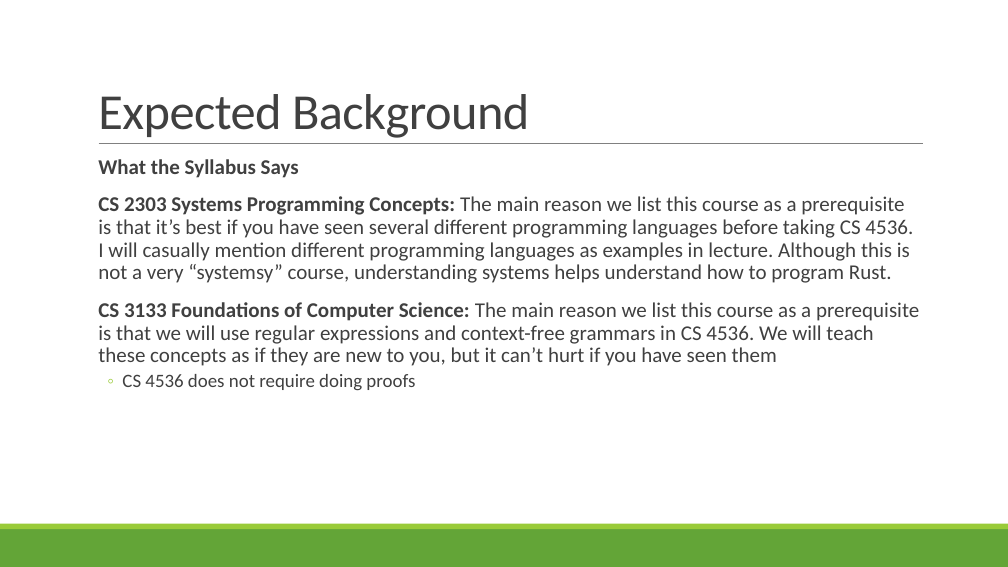
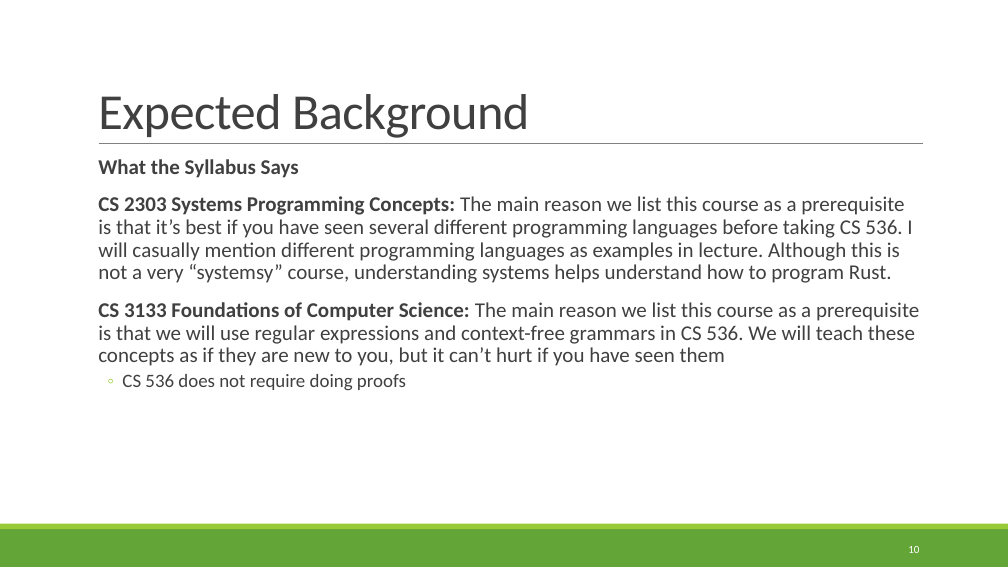
Before and after one commit to rbohrer/pl-course, a slide deck: slide 10 of LectureSlides/01Intro.pptx (slide 12 before the commit). Drawn at 1008x567 pixels with LibreOffice and Linux fonts; fonts in the diff are those of the drawing. Boxes give left, top, right and bottom in pixels: in the first picture for what was removed or moved away, otherwise in the second. Text is boxed around its words. In the diff, an @@ line names an element or a change of style, - is before the commit and + after.

```diff
--- a/LectureSlides/01Intro.pptx
+++ b/LectureSlides/01Intro.pptx
@@ text at [98,196,919,390]: text changed @@
-  CS 2303 Systems Programming Concepts: The main reason we list this course as a prerequisite is that it’s best if you have seen several different programming languages before taking CS 4536. I will casually mention different programming languages as examples in lecture. Although this is not a very “systemsy” course, understanding systems helps understand how to program Rust.
-  CS 3133 Foundations of Computer Science: The main reason we list this course as a prerequisite is that we will use regular expressions and context-free grammars in CS 4536. We will teach these concepts as if they are new to you, but it can’t hurt if you have seen them
-  ◦ CS 4536 does not require doing proofs
+  CS 2303 Systems Programming Concepts: The main reason we list this course as a prerequisite is that it’s best if you have seen several different programming languages before taking CS 536. I will casually mention different programming languages as examples in lecture. Although this is not a very “systemsy” course, understanding systems helps understand how to program Rust.
+  CS 3133 Foundations of Computer Science: The main reason we list this course as a prerequisite is that we will use regular expressions and context-free grammars in CS 536. We will teach these concepts as if they are new to you, but it can’t hurt if you have seen them
+  ◦ CS 536 does not require doing proofs
@@ page number added at [908,546,919,553], 10.5 pt, text #FFFFFF @@
+10
```
Also in this commit, not shown: 36 other slides changed, 3 slides removed, 15 other files.
